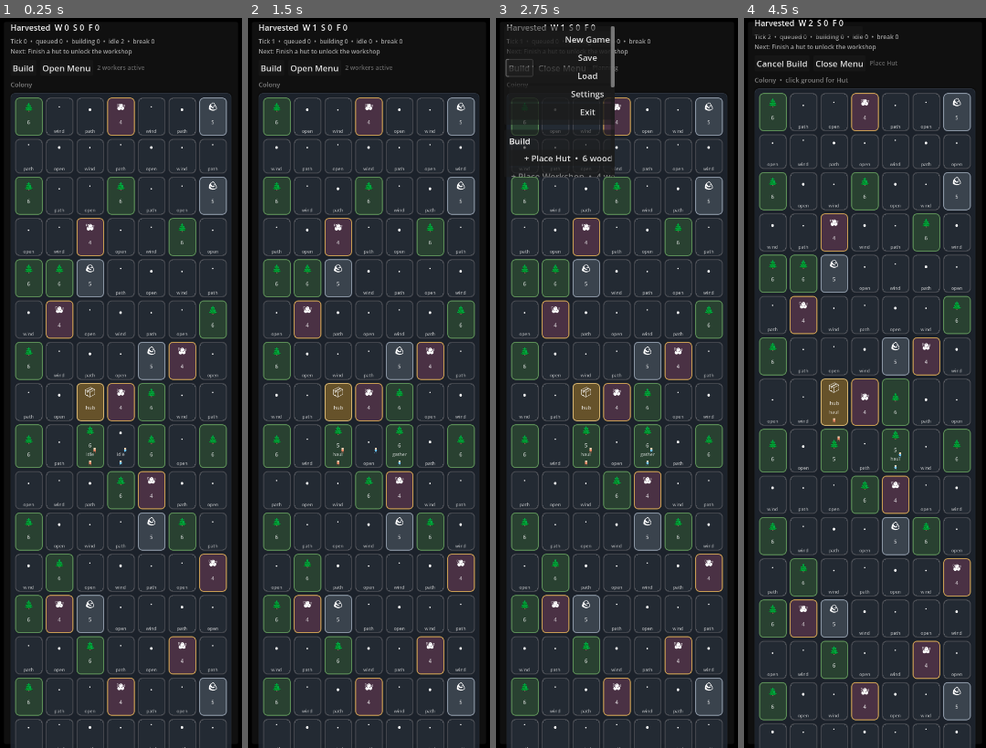
Above: before the commit, frames 1-4 (left to right).
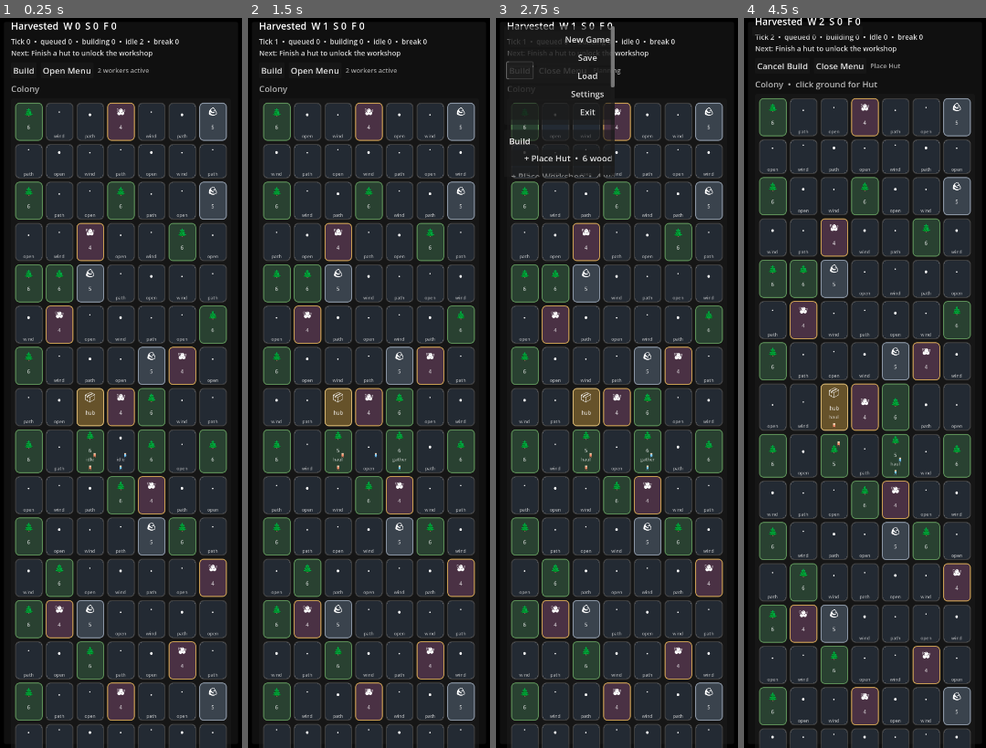
Above: after the commit, the same moments.

Repository: misospace/windowstead
Game: Godot game, scene res://scenes/main.tscn
The game is run twice, just before and just after one commit, with the same random seed, the same clock (stepped at 60 frames per second) and the same inputs.
Inputs:
- Up to frame 1 (0.25 s): no input
- Up to frame 2 (1.5 s): click "Build" at 0.5 s; click "New Game" at 1.25 s
- Up to frame 3 (2.75 s): click "Build" at 2 s
- Up to frame 4 (4.5 s): click "New Game" at 2.75 s; click "Build" at 3.5 s; click "+ Place Hut • 6 wood / 2 stone" at 4.25 s

The runs differ from the first frame. In frame 1, 19% of the frame differs, in the area x 4-96%, y 0-100%; in frame 2, 19%; in frame 3, 17%; in frame 4, 19%.
Error before the commit: Attempt to call function 'add_theme_stylebox_override' in base 'null instance' on a null instance. (res://scripts/main.gd:219)

Commit message:
fix: disable apply_theme() until scene nodes are available
apply_theme() references nodes that do not exist in the current scene
configuration (%BuildPanel, %GatherLabel, %PriorityPanel, %BuildBox, etc.).
These nodes need to be added to scenes/main.tscn before the theme
application can be restored. The smoke test was failing because the
null node references in apply_theme() caused script errors.

Diff:
--- a/scripts/main.gd
+++ b/scripts/main.gd
@@ -101,258 +101,12 @@
 var worker_overlay_nodes: Dictionary = {}
 
 func apply_theme() -> void:
-	# Label hierarchy
-	title_label.add_theme_font_size_override("font_size", 26)
-	title_label.add_theme_color_override("font_color", Color(1, 1, 1, 1))
-	title_label.add_theme_font_override("font", null)
-
-	subtitle_label.add_theme_font_size_override("font_size", 13)
-	subtitle_label.add_theme_color_override("font_color", Color(1, 1, 1, 0.65))
-
-	resource_label.add_theme_font_size_override("font_size", 16)
-	resource_label.add_theme_color_override("font_color", Color(1, 1, 1, 0.95))
-
-	status_label.add_theme_font_size_override("font_size", 12)
-	status_label.add_theme_color_override("font_color", Color(1, 1, 1, 0.72))
-
-	activity_label.add_theme_font_size_override("font_size", 14)
-	activity_label.add_theme_color_override("font_color", Color(1, 1, 1, 0.78))
-
-	world_label.add_theme_font_size_override("font_size", 13)
-	world_label.add_theme_color_override("font_color", Color(1, 1, 1, 0.68))
-
-	menu_hint.add_theme_font_size_override("font_size", 12)
-	menu_hint.add_theme_color_override("font_color", Color(1, 1, 1, 0.58))
-
-	# Panel styling - dock panels
-	var dock_panel := StyleBoxFlat.new()
-	dock_panel.bg_color = Color(0.12, 0.15, 0.19, 0.85)
-	dock_panel.border_width_left = 1
-	dock_panel.border_width_top = 1
-	dock_panel.border_width_right = 1
-	dock_panel.border_width_bottom = 1
-	dock_panel.border_color = Color(0.3, 0.35, 0.42, 0.5)
-	dock_panel.shadow_color = Color(0, 0, 0, 0.3)
-	dock_panel.shadow_size = 3
-	dock_panel.corner_radius_top_left = 8
-	dock_panel.corner_radius_top_right = 8
-	dock_panel.corner_radius_bottom_right = 8
-	dock_panel.corner_radius_bottom_left = 8
-
-	var menu_panel := StyleBoxFlat.new()
-	menu_panel.bg_color = Color(0.1, 0.12, 0.15, 0.92)
-	menu_panel.border_width_left = 1
-	menu_panel.border_width_top = 1
-	menu_panel.border_width_right = 1
-	menu_panel.border_width_bottom = 1
-	menu_panel.border_color = Color(0.28, 0.32, 0.38, 0.45)
-	menu_panel.shadow_color = Color(0, 0, 0, 0.35)
-	menu_panel.shadow_size = 4
-	menu_panel.corner_radius_top_left = 8
-	menu_panel.corner_radius_top_right = 8
-	menu_panel.corner_radius_bottom_right = 8
-	menu_panel.corner_radius_bottom_left = 8
-
-	var tile_panel := StyleBoxFlat.new()
-	tile_panel.bg_color = Color(0.14, 0.17, 0.21, 0.9)
-	tile_panel.border_width_left = 1
-	tile_panel.border_width_top = 1
-	tile_panel.border_width_right = 1
-	tile_panel.border_width_bottom = 1
-	tile_panel.border_color = Color(0.25, 0.28, 0.34, 0.6)
-	tile_panel.corner_radius_top_left = 6
-	tile_panel.corner_radius_top_right = 6
-	tile_panel.corner_radius_bottom_right = 6
-	tile_panel.corner_radius_bottom_left = 6
-
-	var button_style := StyleBoxFlat.new()
-	button_style.bg_color = Color(0.18, 0.22, 0.27, 0.8)
-	button_style.border_width_left = 1
-	button_style.border_width_top = 1
-	button_style.border_width_right = 1
-	button_style.border_width_bottom = 1
-	button_style.border_color = Color(0.35, 0.4, 0.48, 0.5)
-	button_style.corner_radius_top_left = 6
-	button_style.corner_radius_top_right = 6
-	button_style.corner_radius_bottom_right = 6
-	button_style.corner_radius_bottom_left = 6
-
-	var build_button_style := StyleBoxFlat.new()
-	build_button_style.bg_color = Color(0.16, 0.2, 0.25, 0.85)
-	build_button_style.border_width_left = 1
-	build_button_style.border_width_top = 1
-	build_button_style.border_width_right = 1
-	build_button_style.border_width_bottom = 1
-	build_button_style.border_color = Color(0.32, 0.37, 0.44, 0.55)
-	build_button_style.corner_radius_top_left = 5
-	build_button_style.corner_radius_top_right = 5
-	build_button_style.corner_radius_bottom_right = 5
-	build_button_style.corner_radius_bottom_left = 5
-
-	var action_button_style := StyleBoxFlat.new()
-	action_button_style.bg_color = Color(0.14, 0.17, 0.21, 0.75)
-	action_button_style.border_width_left = 1
-	action_button_style.border_width_top = 1
-	action_button_style.border_width_right = 1
-	action_button_style.border_width_bottom = 1
-	action_button_style.border_color = Color(0.3, 0.34, 0.4, 0.4)
-	action_button_style.corner_radius_top_left = 5
-	action_button_style.corner_radius_top_right = 5
-	action_button_style.corner_radius_bottom_right = 5
-	action_button_style.corner_radius_bottom_left = 5
-
-	var nav_button_style := StyleBoxFlat.new()
-	nav_button_style.bg_color = Color(0.2, 0.24, 0.29, 0.7)
-	nav_button_style.border_width_left = 1
-	nav_button_style.border_width_top = 1
-	nav_button_style.border_width_right = 1
-	nav_button_style.border_width_bottom = 1
-	nav_button_style.border_color = Color(0.38, 0.42, 0.5, 0.45)
-	nav_button_style.corner_radius_top_left = 4
-	nav_button_style.corner_radius_top_right = 4
-	nav_button_style.corner_radius_bottom_right = 4
-	nav_button_style.corner_radius_bottom_left = 4
-
-	# Apply panel styles
-	world_panel.add_theme_stylebox_override("panel", dock_panel)
-	settings_panel.add_theme_stylebox_override("panel", dock_panel)
-	%BuildPanel.add_theme_stylebox_override("panel", dock_panel)
-	%PriorityPanel.add_theme_stylebox_override("panel", dock_panel)
-	%CrewPanel.add_theme_stylebox_override("panel", dock_panel)
-	%EventPanel.add_theme_stylebox_override("panel", dock_panel)
-	%MenuPanel.add_theme_stylebox_override("panel", menu_panel)
-	%ActionPanel.add_theme_stylebox_override("panel", dock_panel)
-
-	# Apply button styles
-	build_mode_button.add_theme_stylebox_override("button_style", nav_button_style)
-	menu_button.add_theme_stylebox_override("button_style", nav_button_style)
-	%HudHint.add_theme_font_size_override("font_size", 12)
-	%HudHint.add_theme_color_override("font_color", Color(1, 1, 1, 0.58))
-
-	# Build buttons
-	for btn in %BuildButtons.get_children():
-		if btn is Button:
-			btn.add_theme_stylebox_override("button_style", build_button_style)
-			btn.add_theme_font_size_override("font_size", 13)
-			btn.add_theme_color_override("font_color", Color(1, 1, 1, 0.85))
-
-	# Action buttons (Save, Reset)
-	%SaveButton.add_theme_stylebox_override("button_style", action_button_style)
-	%SaveButton.add_theme_font_size_override("font_size", 13)
-	%ResetButton.add_theme_stylebox_override("button_style", action_button_style)
-	%ResetButton.add_theme_font_size_override("font_size", 13)
-
-	# Menu buttons
-	%NewGameButton.add_theme_stylebox_override("button_style", action_button_style)
-	%NewGameButton.add_theme_font_size_override("font_size", 13)
-	%SaveGameButton.add_theme_stylebox_override("button_style", action_button_style)
-	%SaveGameButton.add_theme_font_size_override("font_size", 13)
-	%LoadGameButton.add_theme_stylebox_override("button_style", action_button_style)
-	%LoadGameButton.add_theme_font_size_override("font_size", 13)
-	%SettingsButton.add_theme_stylebox_override("button_style", action_button_style)
-	%SettingsButton.add_theme_font_size_override("font_size", 13)
-	%ExitButton.add_theme_stylebox_override("button_style", action_button_style)
-	%ExitButton.add_theme_font_size_override("font_size", 13)
-
-	# Settings close button
-	%SettingsCloseButton.add_theme_stylebox_override("button_style", action_button_style)
-	%SettingsCloseButton.add_theme_font_size_override("font_size", 13)
-
-	# Option button
-	dock_side_option.add_theme_stylebox_override("button_style", button_style)
-	dock_side_option.add_theme_font_size_override("font_size", 13)
-
-	# Priority navigation buttons
-	for btn in [%GatherUpButton, %GatherDownButton, %HaulUpButton, %HaulDownButton, %BuildUpButton, %BuildDownButton]:
-		btn.add_theme_stylebox_override("button_style", nav_button_style)
-		btn.add_theme_font_size_override("font_size", 11)
-		btn.add_theme_color_override("font_color", Color(1, 1, 1, 0.8))
-
-	# Priority labels
-	%GatherLabel.add_theme_font_size_override("font_size", 13)
-	%GatherLabel.add_theme_color_override("font_color", Color(1, 1, 1, 0.84))
-	%HaulLabel.add_theme_font_size_override("font_size", 13)
-	%HaulLabel.add_theme_color_override("font_color", Color(1, 1, 1, 0.84))
-	%BuildLabel.add_theme_font_size_override("font_size", 13)
-	%BuildLabel.add_theme_color_override("font_color", Color(1, 1, 1, 0.84))
-
-	%GatherRank.add_theme_font_size_override("font_size", 13)
-	%GatherRank.add_theme_color_override("font_color", Color(1, 1, 1, 0.9))
-	%HaulRank.add_theme_font_size_override("font_size", 13)
-	%HaulRank.add_theme_color_override("font_color", Color(1, 1, 1, 0.9))
-	%BuildRank.add_theme_font_size_override("font_size", 13)
-	%BuildRank.add_theme_color_override("font_color", Color(1, 1, 1, 0.9))
-
-	# Panel title labels
-	%BuildTitle.add_theme_font_size_override("font_size", 14)
-	%BuildTitle.add_theme_color_override("font_color", Color(1, 1, 1, 0.78))
-	%PriorityTitle.add_theme_font_size_override("font_size", 14)
-	%PriorityTitle.add_theme_color_override("font_color", Color(1, 1, 1, 0.78))
-	%CrewTitle.add_theme_font_size_override("font_size", 14)
-	%CrewTitle.add_theme_color_override("font_color", Color(1, 1, 1, 0.78))
-	%EventTitle.add_theme_font_size_override("font_size", 14)
-	%EventTitle.add_theme_color_override("font_color", Color(1, 1, 1, 0.78))
-	%SettingsTitle.add_theme_font_size_override("font_size", 14)
-	%SettingsTitle.add_theme_color_override("font_color", Color(1, 1, 1, 0.78))
-
-	# Tick speed controls
-	%DockSideLabel.add_theme_font_size_override("font_size", 13)
-	%DockSideLabel.add_theme_color_override("font_color", Color(1, 1, 1, 0.84))
-	%TickSpeedLabel.add_theme_font_size_override("font_size", 13)
-	%TickSpeedLabel.add_theme_color_override("font_color", Color(1, 1, 1, 0.84))
-	%TickSpeedValue.add_theme_font_size_override("font_size", 12)
-	%TickSpeedValue.add_theme_color_override("font_color", Color(1, 1, 1, 0.7))
-
-	# Event log
-	event_log.add_theme_font_size_override("font_size", 12)
-	event_log.add_theme_color_override("font_color", Color(1, 1, 1, 0.78))
-
-	# Slider
-	%TickSpeedSlider.add_theme_stylebox_override("slider_style", null)
-
-	# Increase spacing for better rhythm
-	left_column.add_theme_constant_override("separation", 10)
-	%BuildBox.add_theme_constant_override("separation", 8)
-	%PriorityBox.add_theme_constant_override("separation", 10)
-	%CrewBox.add_theme_constant_override("separation", 8)
-	%EventBox.add_theme_constant_override("separation", 8)
-	%SettingsBox.add_theme_constant_override("separation", 10)
-	%ManagementPanels.add_theme_constant_override("separation", 12)
-
-	# Increase margin container padding for panels
-	%BuildMargin.add_theme_constant_override("margin_left", 12)
-	%BuildMargin.add_theme_constant_override("margin_top", 12)
-	%BuildMargin.add_theme_constant_override("margin_right", 12)
-	%BuildMargin.add_theme_constant_override("margin_bottom", 12)
-	%PriorityMargin.add_theme_constant_override("margin_left", 12)
-	%PriorityMargin.add_theme_constant_override("margin_top", 12)
-	%PriorityMargin.add_theme_constant_override("margin_right", 12)
-	%PriorityMargin.add_theme_constant_override("margin_bottom", 12)
-	%CrewMargin.add_theme_constant_override("margin_left", 12)
-	%CrewMargin.add_theme_constant_override("margin_top", 12)
-	%CrewMargin.add_theme_constant_override("margin_right", 12)
-	%CrewMargin.add_theme_constant_override("margin_bottom", 12)
-	%EventMargin.add_theme_constant_override("margin_left", 12)
-	%EventMargin.add_theme_constant_override("margin_top", 12)
-	%EventMargin.add_theme_constant_override("margin_right", 12)
-	%EventMargin.add_theme_constant_override("margin_bottom", 12)
-	%SettingsMargin.add_theme_constant_override("margin_left", 12)
-	%SettingsMargin.add_theme_constant_override("margin_top", 12)
-	%SettingsMargin.add_theme_constant_override("margin_right", 12)
-	%SettingsMargin.add_theme_constant_override("margin_bottom", 12)
-	%MenuMargin.add_theme_constant_override("margin_left", 14)
-	%MenuMargin.add_theme_constant_override("margin_top", 14)
-	%MenuMargin.add_theme_constant_override("margin_right", 14)
-	%MenuMargin.add_theme_constant_override("margin_bottom", 14)
-
-	# Improve backdrops
-	var backdrop_panel := StyleBoxFlat.new()
-	backdrop_panel.bg_color = Color(0.08, 0.1, 0.13, 0.95)
-	backdrop_panel.border_width_left = 0
-	backdrop_panel.border_width_top = 0
-	backdrop_panel.border_width_right = 0
-	backdrop_panel.border_width_bottom = 0
-	backdrop.add_theme_stylebox_override("panel", backdrop_panel)
+	# Theme styling temporarily disabled — apply_theme() references nodes that do not exist
+	# in the current scene configuration. These nodes must be added to scenes/main.tscn
+	# before theme application can be restored. When re-enabling, guard all %node refs
+	# with has_node() checks.
+	pass
+
 
 func _ready() -> void:
 	rng.randomize()
